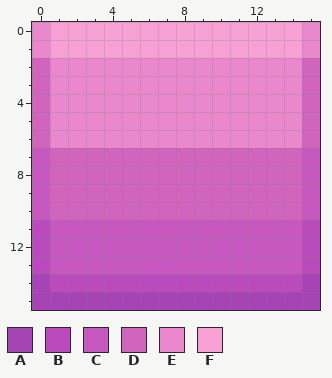
Edited in one commit: pixel-art file (assets/textures/panel-bg.aseprite). That is the earlier state.
16x16 pixels, 1 frame.
Palette (. is transparent): A #a643b5  B #b94bbd  C #c758bf  D #d164bd  E #e988cd  F #f7a0d5
Pixels before, first column x 0:
 0 EFFFFFFFFFFFFFFE
 1 EFFFFFFFFFFFFFFE
 2 DEEEEEEEEEEEEEED
 3 DEEEEEEEEEEEEEED
 4 DEEEEEEEEEEEEEED
 5 DEEEEEEEEEEEEEED
 6 DEEEEEEEEEEEEEED
 7 CDDDDDDDDDDDDDDC
 8 CDDDDDDDDDDDDDDC
 9 CDDDDDDDDDDDDDDC
10 CDDDDDDDDDDDDDDC
11 BCCCCCCCCCCCCCCB
12 BCCCCCCCCCCCCCCB
13 BCCCCCCCCCCCCCCB
14 ABBBBBBBBBBBBBBA
15 AAAAAAAAAAAAAAAA
After the commit:
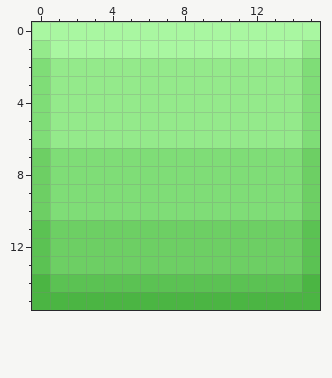
The author wrote: [UPDATE] Theme: Improve panel texture tiling
The exact change:
Colour A changes from #a643b5 to #4bb543.
Colour B changes from #b94bbd to #5bc253.
Colour C changes from #c758bf to #6dcf64.
Colour D changes from #d164bd to #7fdd77.
Colour E changes from #e988cd to #94ea8b.
Colour F changes from #f7a0d5 to #a9f7a1.
Colour F replaces colour E in row 0 at x 0 and 15.
Pixel boxes of the changes (left, top, right, bottom) in both pictures:
changed: (32, 22, 320, 310)
